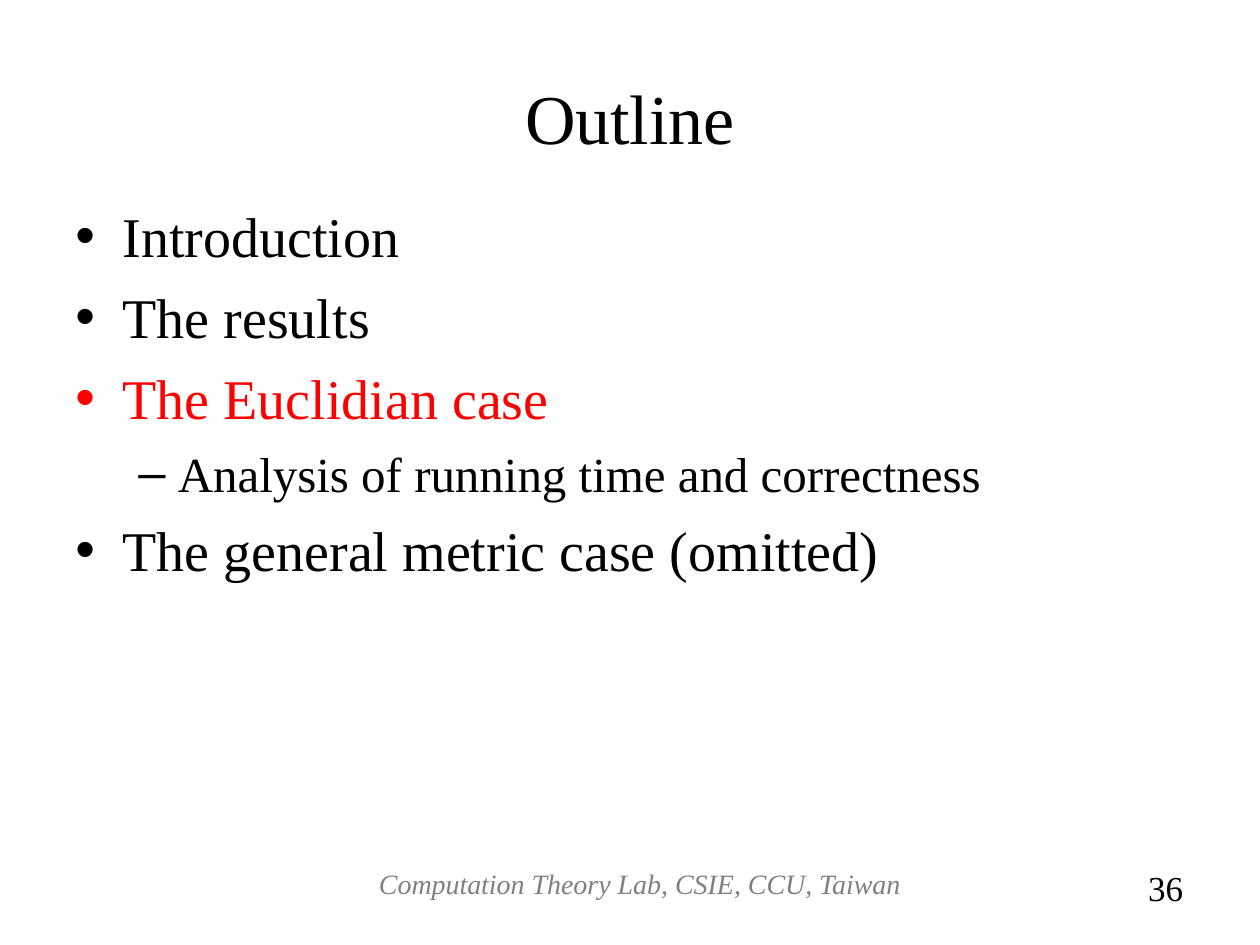
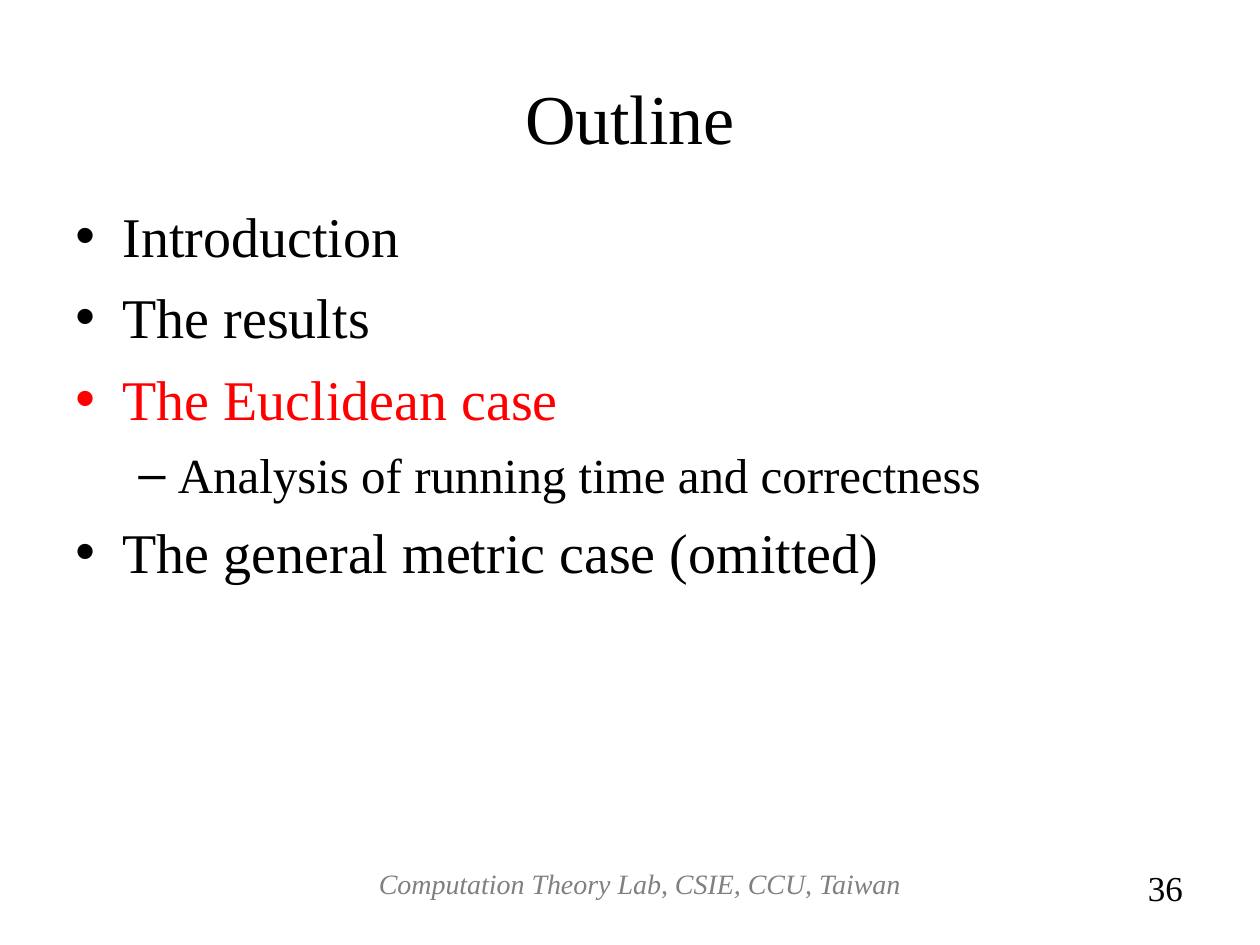
Before and after one commit to josephcclin/josephcclin.github.io, a slide deck: slide 36 of paper/A_Randomized_Approximation_Scheme_for_Metric_MAX-CUT.ppt. Drawn at 1260x945 pixels with LibreOffice and Linux fonts; fonts in the diff are those of the drawing. Boxes give left, top, right and bottom in pixels: in the first picture for what was removed or moved away, otherwise in the second. Text is boxed around its words. In the diff, an @@ line names an element or a change of style, - is before the commit and + after.

```diff
--- a/paper/A_Randomized_Approximation_Scheme_for_Metric_MAX-CUT.ppt
+++ b/paper/A_Randomized_Approximation_Scheme_for_Metric_MAX-CUT.ppt
@@ text at [123, 381, 558, 421]: text changed @@
-• The Euclidian case
+• The Euclidean case
```
Also in this commit, not shown: 23 other slides changed, 1 slide added, 1 slide removed, 2 other files.
